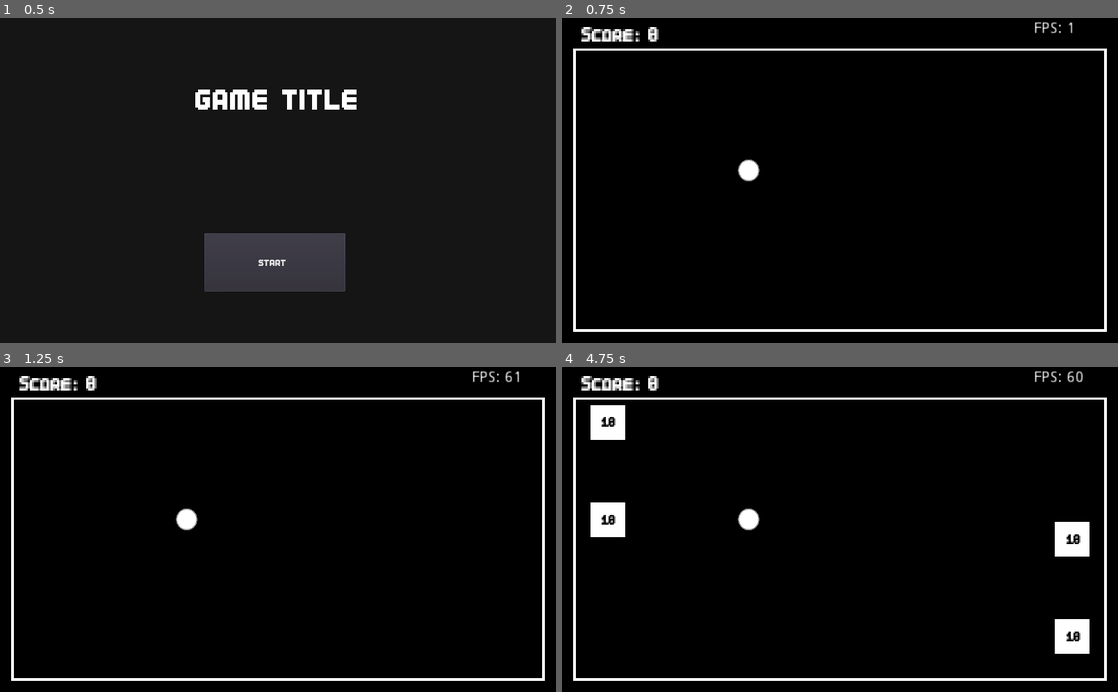
Above: before the commit, frames 1-4 (two rows, left to right).
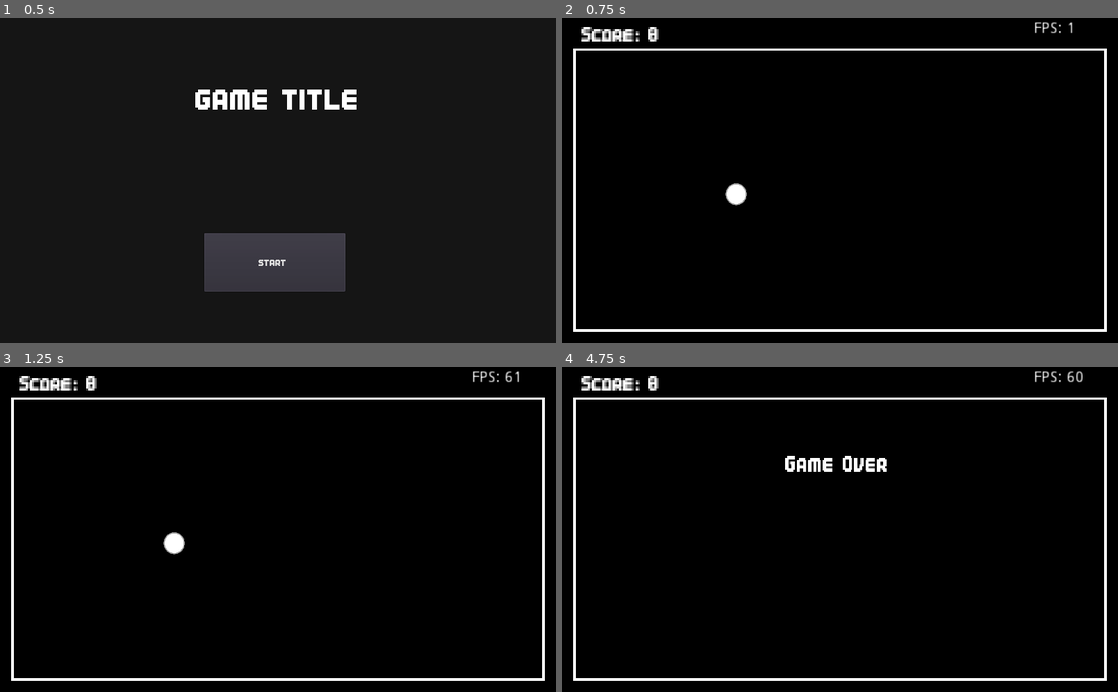
Above: after the commit, the same moments.

Repository: sugarvoid/cross-out
Game: Godot game, scene res://game/start_screen.tscn
Two runs of this game, one before a commit and one after it. Both use one fixed random seed, a clock stepped at 60 frames per second and the inputs below.
Inputs:
- Up to frame 1 (0.5 s): no input
- Up to frame 2 (0.75 s): click "start" at 0.5 s
- Up to frame 3 (1.25 s): no input
- Up to frame 4 (4.75 s): tap Enter (ui_accept) at 1.25, 2.1, 2.27, 2.57, 3.6, 3.77, 4.07 s; hold Enter (ui_accept) 1.28-2.03 s; hold Enter (ui_accept) 2.78-3.53 s; hold Enter (ui_accept) from 4.28 s (still down)

Frame 1 is identical in both runs. In frame 2, 0.4% of the frame differs, in the area x 29-36%, y 43-58%; in frame 3, 0.4%; in frame 4, 3.3%, in the area x 5-95%, y 11-89%.

Commit message:
Add fade animation to hazard. Add game over function.

Diff:
--- a/game/game.gd
+++ b/game/game.gd
@@ -5,23 +5,22 @@
 
 var player_score: int
 var player_lives: int
-
 var player: Player
 
 onready var tmr_start_player: Timer = get_node("TmrStart")
+onready var tmr_move_speed_up: Timer = get_node("TmrSpeedUp")
+
 onready var player_killzone: Area2D = get_node("KillZone")
+
 onready var lbl_score: RichTextLabel = get_node("HUD/LblScore")
-onready var tmr_move_speed_up: Timer = get_node("TmrSpeedUp")
+onready var lbl_fps: RichTextLabel = get_node("HUD/LblFps")
 
 
 func _ready():
 	self.player = get_node("Player")
 	self._connect_signals()
-	self.tmr_start_player.start(5)
 	self.tmr_move_speed_up.start(10)
 	_update_score(player_score)
-
-
 
 func _connect_signals() -> void:
 	self.tmr_start_player.connect("timeout", self, "_start_player")
@@ -30,14 +29,28 @@
 	self.player.connect("has_hit_target", self, "_update_score")
 
 func _start_player() -> void:
+	$HUD/LblInfo.visible = false
 	self.player.in_play = true
 
+
+func _input(event):
+	if event.is_action_pressed("ui_accept"):
+		if self.player.in_play == false:
+			self.player.in_play = true
+		else:
+			return
+
 func _process(delta):
-	$HUD/LblFps.text = str("FPS: ", Engine.get_frames_per_second())
+	self.lbl_fps.text = str("FPS: ", Engine.get_frames_per_second())
 
 func _on_player_off_screen(body: Node) -> void:
 	if body.get_class() == "Player":
 		print("player off screen.")
+		self._gameover()
+
+func _send_info_to_label(s: String) -> void:
+	$HUD/LblInfo.visible = true
+	$HUD/LblInfo.text = s
 
 func _update_score(score: int):
 	self.player_score += score
@@ -46,3 +59,9 @@
 func _speed_up_player() -> void:
 	$AnimationPlayer.play("flash_lbl_speed")
 	self.player.increase_speed()
+
+func _gameover() -> void:
+	_send_info_to_label("Game Over")
+	self.tmr_move_speed_up.stop()
+	remove_child($HazardManager)
+	remove_child($TargetManager)
--- a/game/game.tscn
+++ b/game/game.tscn
@@ -56,7 +56,7 @@
 [node name="TmrRight" type="Timer" parent="TargetManager"]
 
 [node name="Player" parent="." instance=ExtResource( 1 )]
-position = Vector2( 344, 282 )
+position = Vector2( 321, 326 )
 
 [node name="BackgroundFront" type="Sprite" parent="."]
 texture = ExtResource( 6 )
@@ -92,6 +92,18 @@
 custom_fonts/font = SubResource( 2 )
 text = "SPEED UP"
 
+[node name="LblInfo" type="Label" parent="HUD"]
+visible = false
+margin_left = 201.0
+margin_top = 153.0
+margin_right = 608.0
+margin_bottom = 185.0
+rect_scale = Vector2( 1.5, 1.5 )
+custom_fonts/font = SubResource( 2 )
+text = "[info text"
+align = 1
+valign = 1
+
 [node name="TmrStart" type="Timer" parent="."]
 
 [node name="KillZone" type="Area2D" parent="."]
--- a/game/object/hazard/hazard.gd
+++ b/game/object/hazard/hazard.gd
@@ -8,16 +8,21 @@
 onready var _hit_box: Area2D = get_node("Hitbox")
 onready var _trm_lifetime: Timer = get_node("TmrLifetime")
 
+
 var time_on_screen: int = 5
 
+func _ready() -> void:
+	self.modulate.a = 0
+	self._connect_signals()
+	$AnimationPlayer.play("fade_in")
 
-func _ready() -> void:
-	self._connect_signals()
-	self._start_timer()
+func _physics_process(delta: float) -> void:
+	self.rotation_degrees += 25 * delta
 
 func _connect_signals() -> void:
 	self._hit_box.connect("body_entered", self, "_on_player_collide")
 	self._trm_lifetime.connect("timeout", self, "_on_life_timer_timeout")
+	$AnimationPlayer.connect("animation_finished", self, "_on_anim_finished")
 
 func _start_timer() -> void:
 	self._trm_lifetime.start(self.time_on_screen)
@@ -27,4 +32,13 @@
 		body.take_damage()
 
 func _on_life_timer_timeout() -> void:
+	# TODO: Add a fade out animation
+	### $AnimationPlayer.play_backwards("fade_out")
 	self.emit_signal("on_life_timeout", self)
+
+
+func _on_anim_finished(anmi_name: String) -> void:
+	match anmi_name:
+		"fade_in":
+			_start_timer()
+			### self.emit_signal("on_life_timeout", self)
--- a/game/object/hazard/hazard.tscn
+++ b/game/object/hazard/hazard.tscn
@@ -1,10 +1,38 @@
-[gd_scene load_steps=4 format=2]
+[gd_scene load_steps=5 format=2]
 
 [ext_resource path="res://game/object/hazard/hazard.png" type="Texture" id=1]
 [ext_resource path="res://game/object/hazard/hazard.gd" type="Script" id=2]
 
 [sub_resource type="RectangleShape2D" id=1]
 extents = Vector2( 25.4558, 25.4558 )
+
+[sub_resource type="Animation" id=2]
+resource_name = "fade_in"
+length = 2.0
+tracks/0/type = "value"
+tracks/0/path = NodePath(".:modulate")
+tracks/0/interp = 1
+tracks/0/loop_wrap = true
+tracks/0/imported = false
+tracks/0/enabled = true
+tracks/0/keys = {
+"times": PoolRealArray( 0, 2 ),
+"transitions": PoolRealArray( 1, 1 ),
+"update": 0,
+"values": [ Color( 1, 1, 1, 0 ), Color( 1, 1, 1, 1 ) ]
+}
+tracks/1/type = "value"
+tracks/1/path = NodePath("Hitbox:monitoring")
+tracks/1/interp = 1
+tracks/1/loop_wrap = true
+tracks/1/imported = false
+tracks/1/enabled = true
+tracks/1/keys = {
+"times": PoolRealArray( 0, 2 ),
+"transitions": PoolRealArray( 1, 1 ),
+"update": 1,
+"values": [ false, true ]
+}
 
 [node name="Hazard" type="Node2D"]
 rotation = 0.785398
@@ -21,3 +49,6 @@
 shape = SubResource( 1 )
 
 [node name="TmrLifetime" type="Timer" parent="."]
+
+[node name="AnimationPlayer" type="AnimationPlayer" parent="."]
+anims/fade_in = SubResource( 2 )
Binary file changed: game/object/hazard/hazard.png
